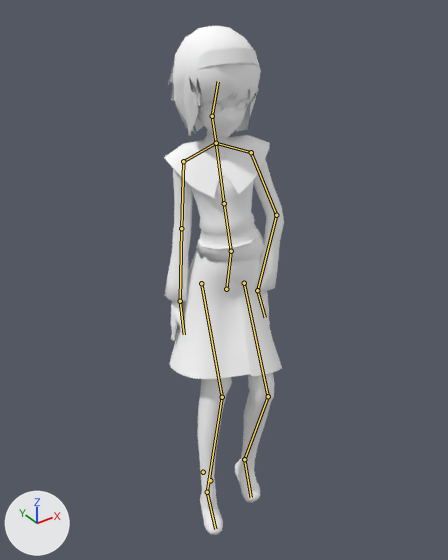
The Blender file assets/Models/game/aliceg.blend as it was, and as the next commit left it.
The view is the same before and after, from a camera (50 mm lens) standing at (-4.29, -6.38, 8.14) and looking at (0.04, -0.32, 3.71). The axes (+X, +Y, +Z) are drawn at lower left. The lights are the same throughout. Both versions are drawn at the pose saved in each file; the numbers are the values there. The bones that bend it are drawn over the model as lines.

Names of what the first picture shows: 'alice'.
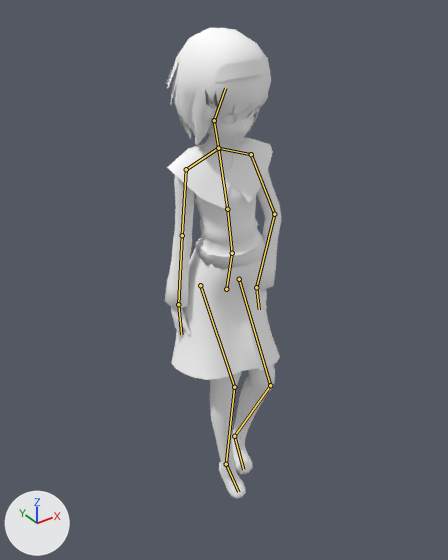
What changed in the scene script:
```text
Change bone_spine0:
    where bone_spine0 = bpy.data.objects['Armature'].pose.bones['spine0']
    bone_spine0.rotation_quaternion: (0.979, 0.055, -0.176, 0.083) -> (0.997, -0.014, -0.049, 0.064)  # degrees (5, -21, 9) -> degrees (-2, -6, 7)
Change bone_r_leg1:
    where bone_r_leg1 = bpy.data.objects['Armature'].pose.bones['R_leg1']  # child of 'spine0'
    bone_r_leg1.rotation_quaternion: (0.951, 0.206, -0.224, 0.054) -> (0.946, 0.214, -0.221, 0.098)  # degrees (24, -27, 1) -> degrees (24, -27, 6)
Change bone_r_leg2:
    where bone_r_leg2 = bpy.data.objects['Armature'].pose.bones['R_leg2']  # child of 'R_leg1'
    bone_r_leg2.rotation_quaternion: (0.991, -0.136, 0.0, 0.014) -> (0.991, -0.133, 0.003, 0.035)  # degrees (-16, 0, 2) -> degrees (-15, 1, 4)
```

Changed parts and their boxes [x1, y1, x2, y2] in the pictures (448 x 560 px):
'alice', posed (8% shorter): before [164, 25, 284, 535]; after [165, 28, 282, 499]
bone 'spine0', root to tip: before (226, 289) to (231, 251); after (226, 289) to (232, 253)
bone 'R_leg1', root to tip: before (201, 283) to (222, 397); after (200, 285) to (234, 387)
bone 'R_leg2', root to tip: before (222, 397) to (207, 492); after (234, 387) to (226, 464)
